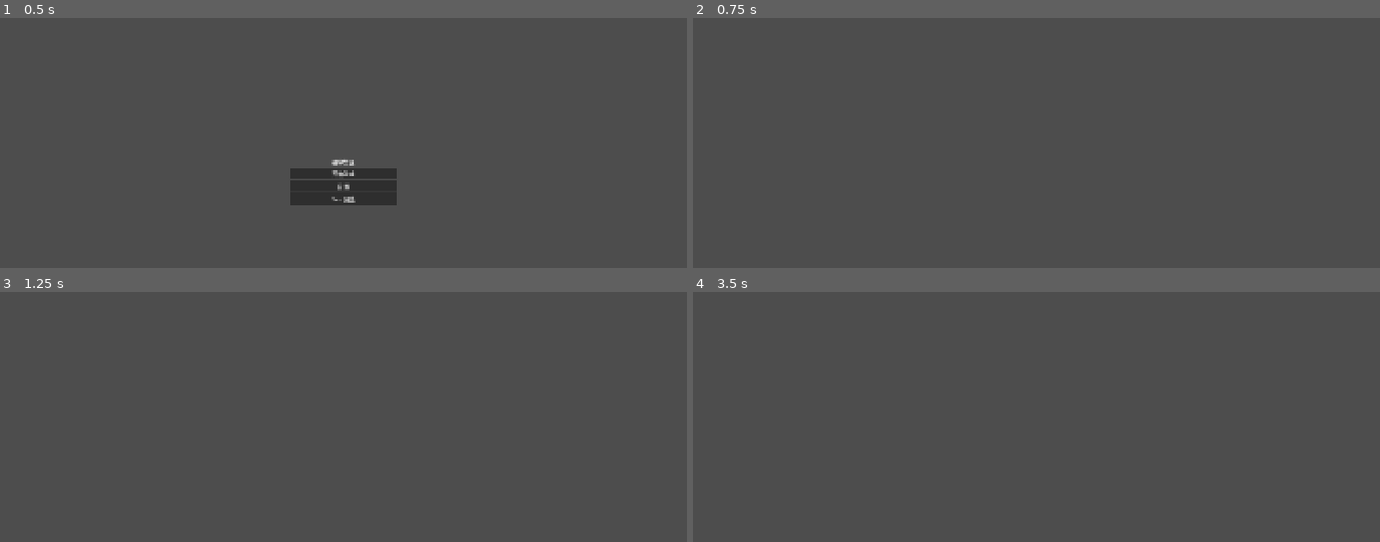
Above: before the commit, frames 1-4 (two rows, left to right).
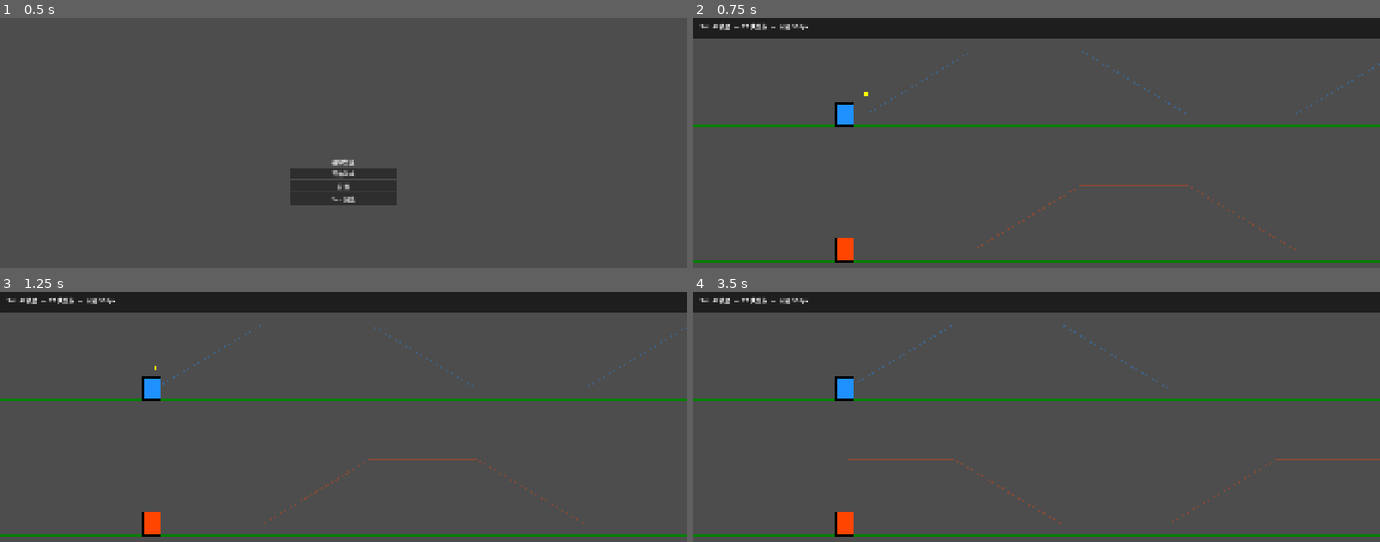
Above: after the commit, the same moments.

Repository: GeorgeMee/Magnetix
Game: Godot game, scene res://src/scenes/ui/start_menu.tscn
Same seed, same stepped clock (60 frames per second), same inputs: the game is played once before the commit and once after it.
Inputs:
- Up to frame 1 (0.5 s): no input
- Up to frame 2 (0.75 s): click "Sim 预览" at 0.5 s
- Up to frame 3 (1.25 s): no input
- Up to frame 4 (3.5 s): hold Q (magnetism_a) 1.28-2.03 s; tap W (magnetism_b) at 2.1 s; hold Space (swap) from 2.78 s (still down)

Frame 1 is identical in both runs. In frame 2, 11% of the frame differs, in the area x 0-100%, y 0-98%; in frame 3, 11%; in frame 4, 11%.
Error before the commit: Parse Error: Identifier "char_h" not declared in the current scope. (res://src/scripts/ui/sim_preview.gd:86)

Commit message:
Fix char_w/char_h scope in Sim preview

Diff:
--- a/src/scripts/ui/sim_preview.gd
+++ b/src/scripts/ui/sim_preview.gd
@@ -59,8 +59,8 @@
 	_draw_lane(lane_top, coff, vp_w)
 	_draw_lane(lane_bot, coff, vp_w)
 
-	_draw_trajectory_path(lane_top, lane_bot, coff, vp_w)
-	_draw_characters(lane_top, lane_bot, coff, vp_w)
+	_draw_trajectory_path(lane_top, lane_bot, coff, vp_w, char_w, char_h)
+	_draw_characters(lane_top, lane_bot, coff, vp_w, char_w, char_h)
 
 	draw_rect(Rect2(Vector2(0, 0), Vector2(vp_w, 60)), Color(Color.BLACK, 0.6))
 	draw_string(ThemeDB.fallback_font, Vector2(20, 30), "Sim AI 轨迹  —  %d 决策点  —  间隔 %dpx" % [trajectory.size(), int(GameManager.sim_decision_interval)], HORIZONTAL_ALIGNMENT_LEFT, -1, 16)
@@ -69,7 +69,7 @@
 	draw_line(Vector2(0, floor_y), Vector2(vp_w, floor_y), Color.WEB_GREEN, 2.0)
 	draw_line(Vector2(0, floor_y - coff), Vector2(vp_w, floor_y - coff), Color.WEB_GREEN.darkened(0.4), 1.0)
 
-func _draw_trajectory_path(lane_top : float, lane_bot : float, coff : float, vp_w : float) -> void:
+func _draw_trajectory_path(lane_top : float, lane_bot : float, coff : float, vp_w : float, char_w : float, char_h : float) -> void:
 	if trajectory.size() < 2:
 		return
 	var prev_sx : float
@@ -98,7 +98,7 @@
 		if pt.swap_trigger and sx > 0 and sx < vp_w:
 			draw_circle(Vector2(sx, lane_top - coff * 0.5), 5.0, Color.YELLOW)
 
-func _draw_characters(lane_top : float, lane_bot : float, coff : float, vp_w : float) -> void:
+func _draw_characters(lane_top : float, lane_bot : float, coff : float, vp_w : float, char_w : float, char_h : float) -> void:
 	var surf_a := _get_surface_at(sim_time, 0)
 	var surf_b := _get_surface_at(sim_time, 1)
 
